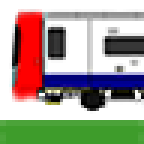
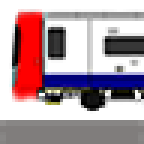
The second 144×144 image is a revision of the first. Changes to its layers:
added layer "Layer 3 copy 3" above "Layer 3 copy 2" over [0,120,144,144]
hid "Layer 3 copy" over [0,120,144,144]
